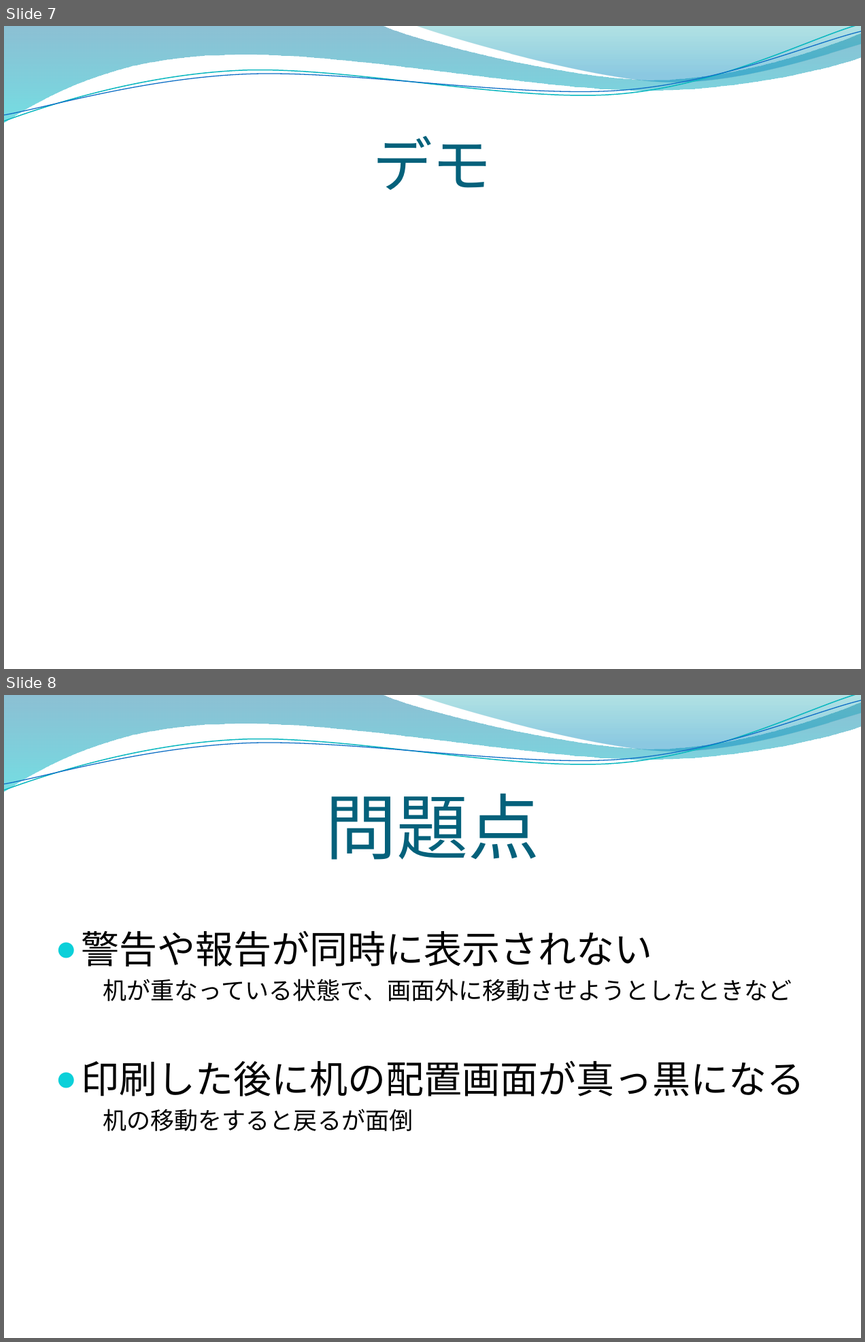
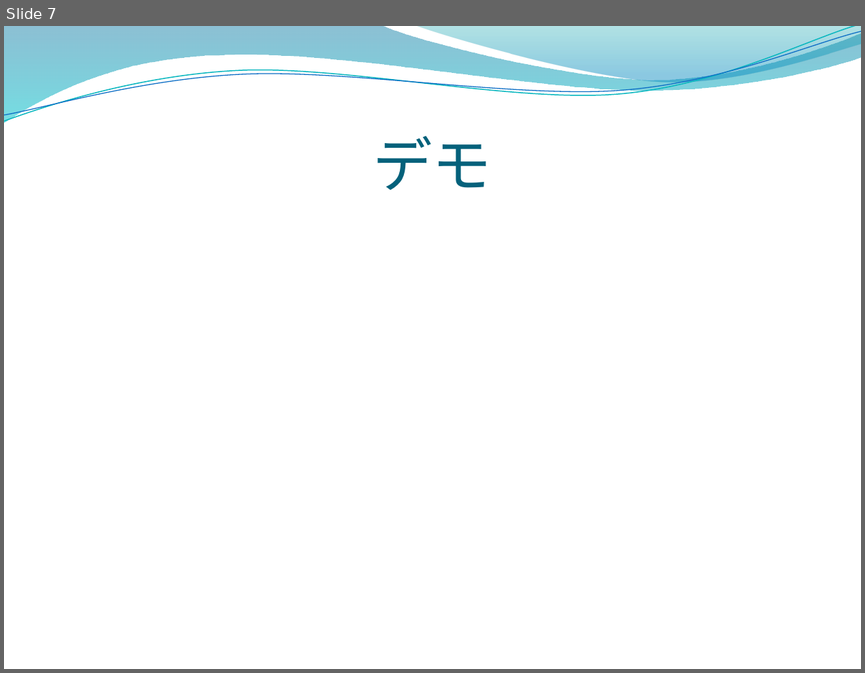
Before and after one commit to opu-yokotalab/learn-zaseki, a slide deck: インターン発表.pptx. Shown one above the other, each under a label of ours: slides 7 and 8 before the commit, slide 7 after it. The pictures are 865x1342 and 865x673 pixels, drawn with LibreOffice and Linux fonts; fonts in the diff are those of the drawing; background and template pictures are left out. Boxes give left, top, right and bottom in pixels: in the first picture for what was removed or moved away, otherwise in the second. Text is boxed around its words. In the diff, an @@ line names an element or a change of style, - is before the commit and + after.

```diff
--- a/インターン発表.pptx
+++ b/インターン発表.pptx
@@ slide 8 removed at (4, 695, 861, 1338), background picture (left out); not listed: 4 template elements that a slide beside it also shows @@
@@ title removed at (325, 793, 539, 860) @@
-問題点
@@ text removed at (81, 930, 804, 1131) @@
-● 警告や報告が同時に表示されない
-机が重なっている状態で、画面外に移動させようとしたときなど
-● 印刷した後に机の配置画面が真っ黒になる
-机の移動をすると戻るが面倒
```
Also in this commit, not shown: 4 slides changed.
